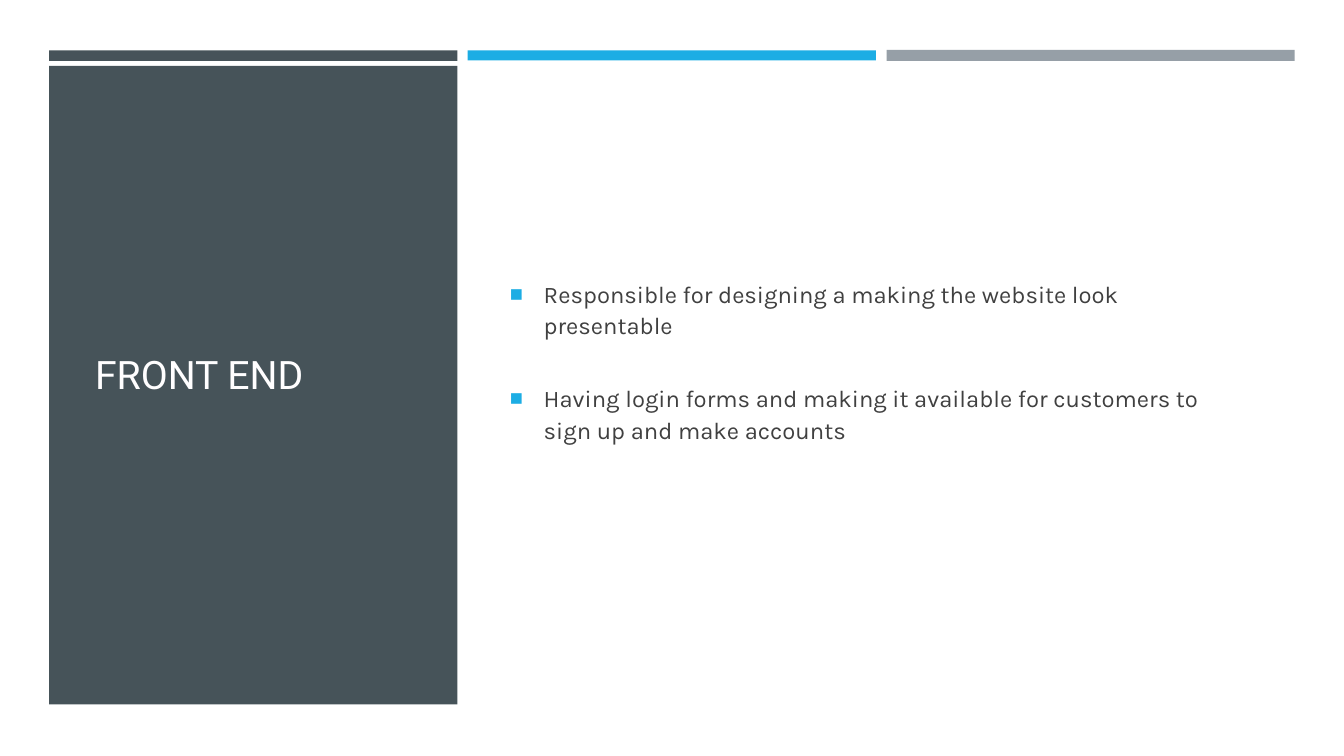
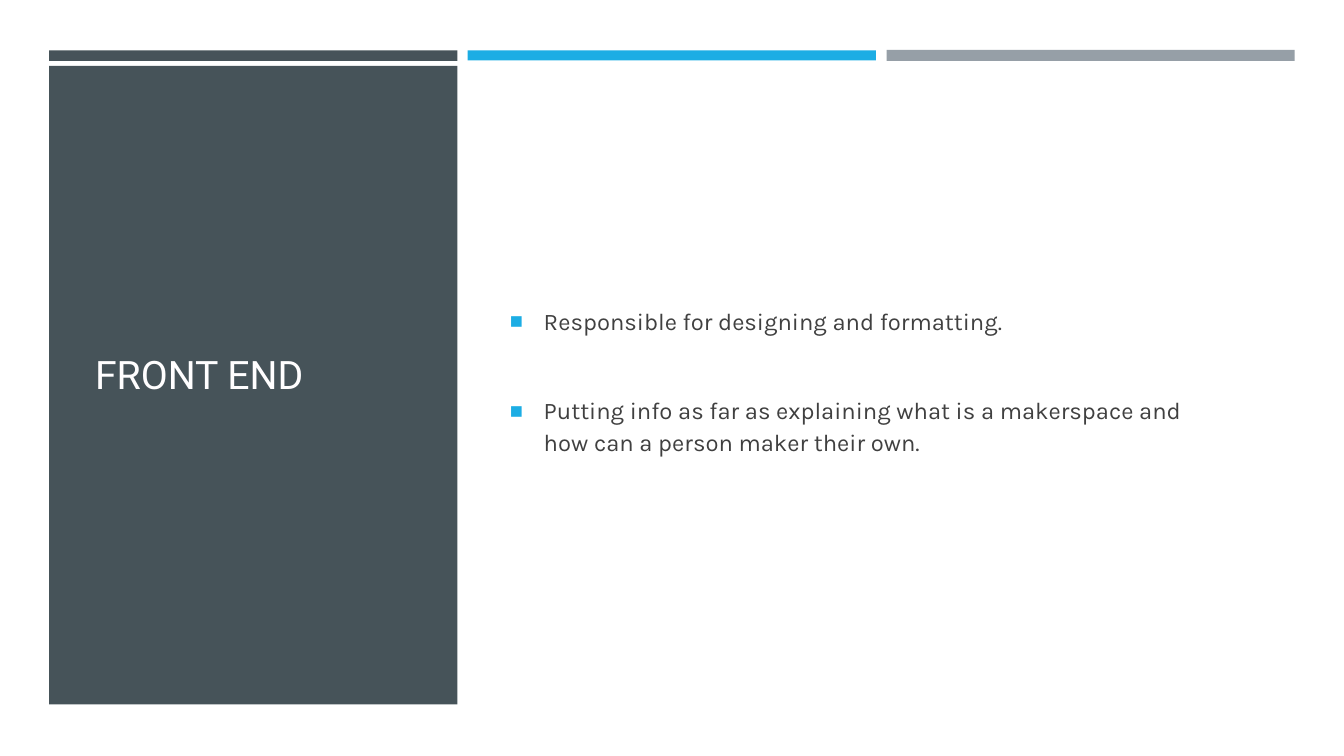
Before and after one commit to KershawK5646/CapstoneProject, a slide deck: slide 4 of Design Docs/Maker Space.pptx. Drawn at 1344x756 pixels with LibreOffice and Linux fonts; fonts in the diff are those of the drawing. Boxes give left, top, right and bottom in pixels: in the first picture for what was removed or moved away, otherwise in the second. Text is boxed around its words. In the diff, an @@ line names an element or a change of style, - is before the commit and + after.

Commit message:
Update Maker Space.pptx
front end slide edited

```diff
--- a/Design Docs/Maker Space.pptx
+++ b/Design Docs/Maker Space.pptx
@@ text at bbox=[544, 313, 1181, 457]: text changed @@
-■ Responsible for designing a making the website look presentable
-■ Having login forms and making it available for customers to sign up and make accounts
+■ Responsible for designing and formatting.
+■ Putting info as far as explaining what is a makerspace and how can a person maker their own.
```
